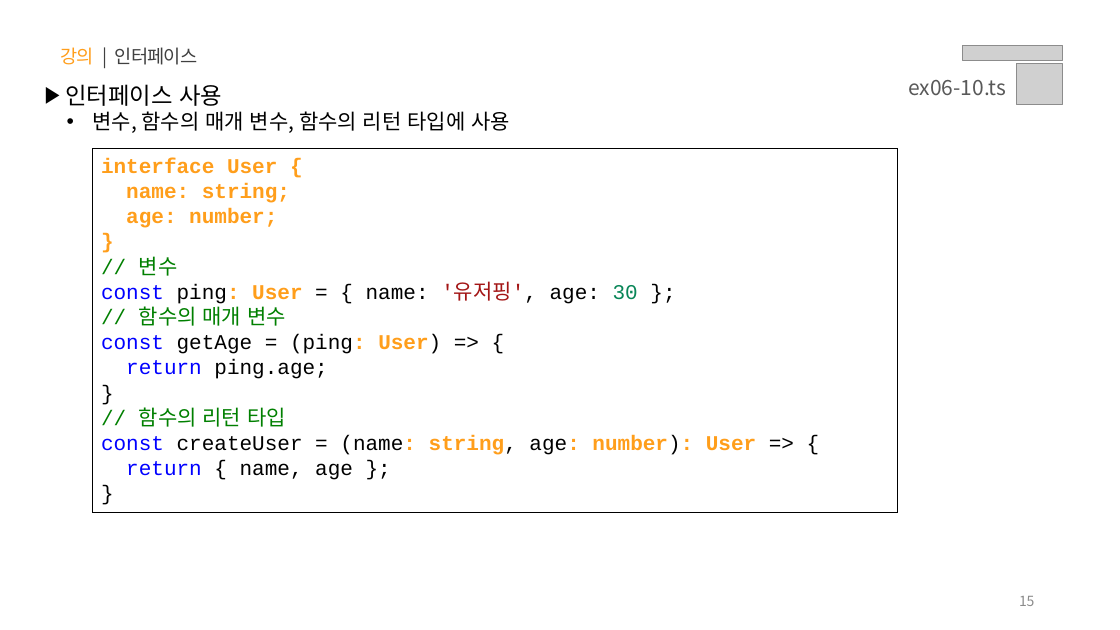
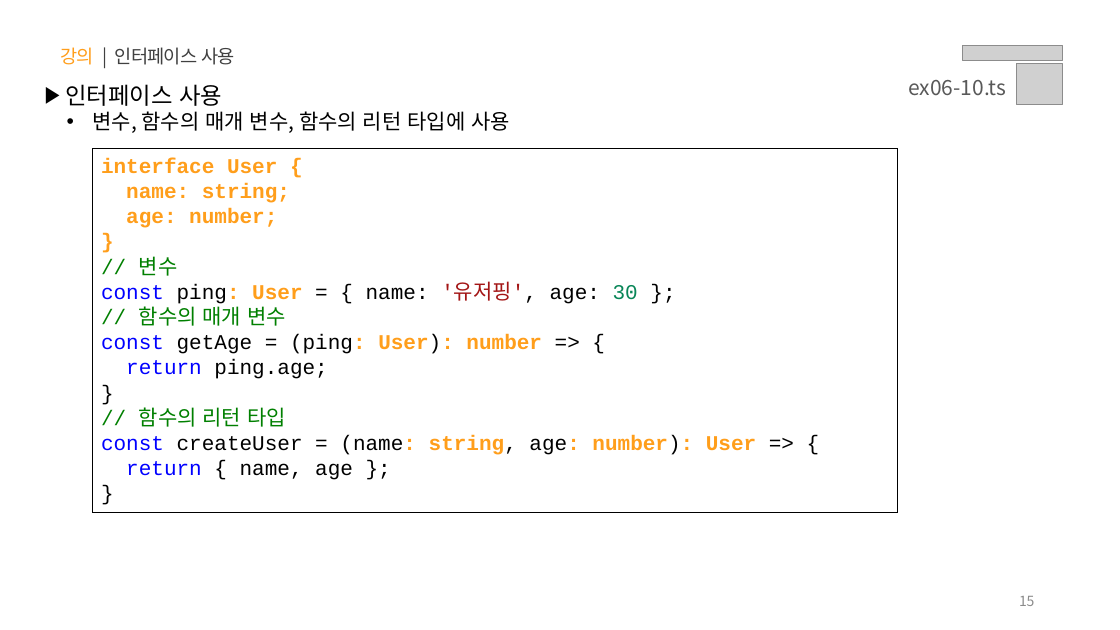
Before and after one commit to yebin-jeong/learn-js, a slide deck: slide 15 of PPT/06.자바스크립트 - 타입스크립트.pptx. Drawn at 1120x630 pixels with LibreOffice and Linux fonts; fonts in the diff are those of the drawing; grey boxes stand for pictures. Boxes give left, top, right and bottom in pixels: in the first picture for what was removed or moved away, otherwise in the second. Text is boxed around its words. In the diff, an @@ line names an element or a change of style, - is before the commit and + after.

```diff
--- a/PPT/06.자바스크립트 - 타입스크립트.pptx
+++ b/PPT/06.자바스크립트 - 타입스크립트.pptx
@@ text at bbox=[60, 47, 235, 65]: text changed @@
-강의 | 인터페이스
+강의 | 인터페이스 사용
@@ text in rectangle at bbox=[101, 334, 542, 354]: text changed @@
-const getAge = (ping: User) => {
+const getAge = (ping: User): number => {
```
Also in this commit, not shown: 19 other slides changed, 3 slides added, 1 slide removed.
